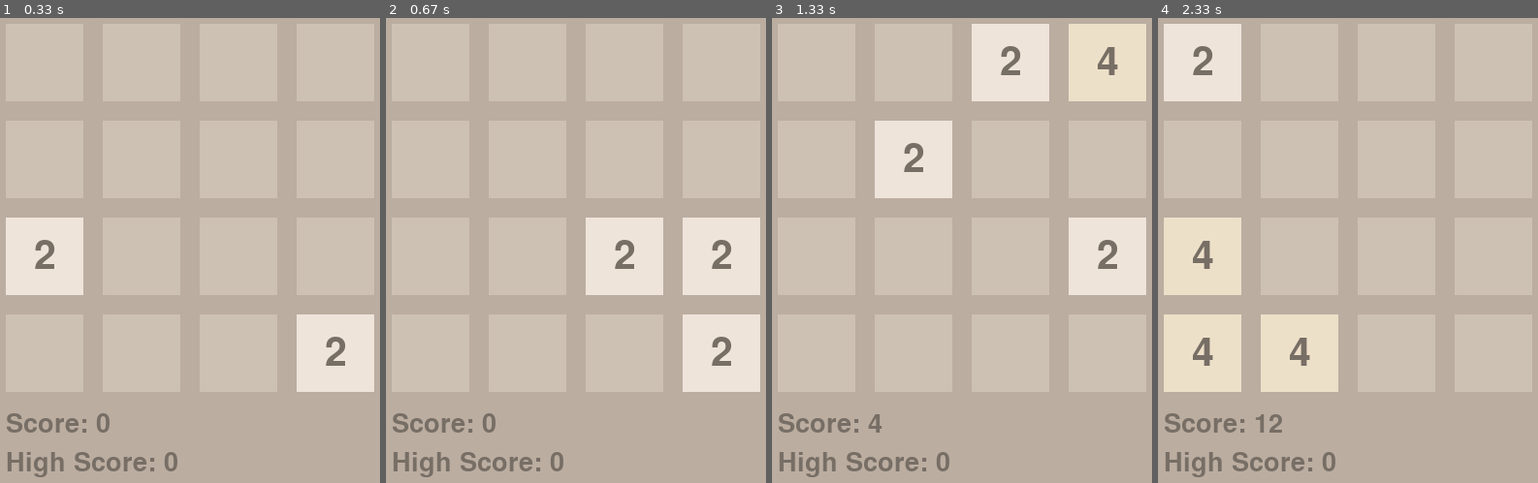
Above: before the commit, frames 1-4 (left to right).
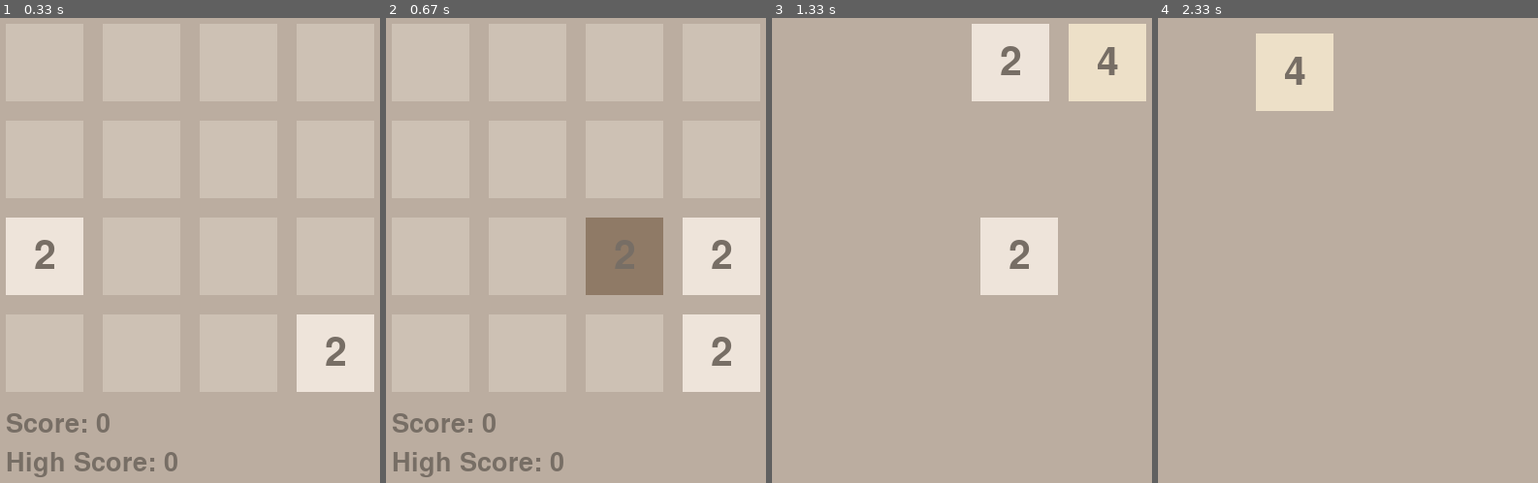
Above: after the commit, the same moments.

Repository: blues1961/pygame2048
Game: pygame game, started from game_2048.py
The game is run twice, just before and just after one commit, with the same random seed, the same clock (stepped at 60 frames per second) and the same inputs.
Inputs:
- Up to frame 1 (0.33 s): no input
- Up to frame 2 (0.67 s): hold Right from 0.33 s (still down)
- Up to frame 3 (1.33 s): release Right at 0.8 s; hold Up 0.83-1.13 s; hold Right from 1.17 s (still down)
- Up to frame 4 (2.33 s): release Right at 1.63 s; hold Left 1.67-2.2 s; hold Down from 2.23 s (still down)

Frame 1 is identical in both runs. In frame 2, 3.2% of the frame differs, in the area x 52-73%, y 42-60%; in frame 3, 11%; in frame 4, 18%, in the area x 1-48%, y 1-99%.

Commit message:
animation slide

Diff:
--- a/game_2048.py
+++ b/game_2048.py
@@ -10,6 +10,8 @@
 GRID_SIZE = 4
 TILE_SIZE = WIDTH // GRID_SIZE
 MARGIN = 10
+ANIMATION_SPEED = 10  # Ajustez pour ralentir ou accélérer l'animation
+NEW_TILE_HIGHLIGHT_TIME = 5  # Durée pendant laquelle la nouvelle tuile est en surbrillance
 COLORS = {
     0: (205, 193, 180),
     2: (238, 228, 218),
@@ -24,6 +26,7 @@
     1024: (237, 197, 63),
     2048: (237, 194, 46)
 }
+NEW_TILE_COLOR = (143, 122, 102)  # Couleur de surbrillance pour les nouvelles tuiles
 
 pygame.init()
 screen = pygame.display.set_mode((WIDTH, HEIGHT))
@@ -58,8 +61,10 @@
     if empty_tiles:
         r, c = random.choice(empty_tiles)
         grid[r][c] = 2 if random.random() < 0.9 else 4
-
-def draw_grid(grid, score, high_score):
+        return r, c  # Retourner la position de la nouvelle tuile
+    return None
+
+def draw_grid(grid, score, high_score, new_tile_pos):
     # Afficher la grille, le score actuel et le plus haut score
     screen.fill((187, 173, 160))
     score_text = score_font.render(f'Score: {score}', True, (119, 110, 101))
@@ -70,7 +75,10 @@
     for r in range(GRID_SIZE):
         for c in range(GRID_SIZE):
             value = grid[r][c]
-            color = COLORS.get(value, (60, 58, 50))
+            if new_tile_pos == (r, c) and NEW_TILE_HIGHLIGHT_TIME > 0:
+                color = NEW_TILE_COLOR
+            else:
+                color = COLORS.get(value, (60, 58, 50))
             rect = pygame.Rect(c * TILE_SIZE + MARGIN, r * TILE_SIZE + MARGIN, TILE_SIZE - 2 * MARGIN, TILE_SIZE - 2 * MARGIN)
             pygame.draw.rect(screen, color, rect)
             if value != 0:
@@ -87,46 +95,130 @@
 
 def combine(row, score):
     # Combiner les tuiles adjacentes identiques et mettre à jour le score
+    combined = []
     for i in range(GRID_SIZE - 1):
         if row[i] != 0 and row[i] == row[i + 1]:
             row[i] *= 2
             score += row[i]  # Mise à jour du score
             row[i + 1] = 0
-    return row, score
+            combined.append((i, i + 1))  # Track the merge for animation
+    return row, score, combined
 
 def move_left(grid, score):
     # Effectuer un mouvement vers la gauche sur toute la grille
     moved = False
     new_grid = []
+    combined_positions = []  # Track combined positions for animation
     for row in grid:
         new_row = slide_left(row)
-        combined_row, score = combine(new_row, score)
+        combined_row, score, combined = combine(new_row, score)
+        combined_positions.extend(combined)  # Collect combine information
         final_row = slide_left(combined_row)
         if row != final_row:
             moved = True
         new_grid.append(final_row)
-    return new_grid, moved, score
+    return new_grid, moved, score, combined_positions
 
 def rotate_grid(grid):
     # Faire pivoter la grille dans le sens horaire
     return [list(row) for row in zip(*grid[::-1])]
 
+def calculate_animation_positions(old_grid, new_grid, combined_positions):
+    # Calculer les positions de départ et d'arrivée pour chaque tuile
+    positions = {}
+    merged = {}  # Track merged tiles
+
+    for r in range(GRID_SIZE):
+        for c in range(GRID_SIZE):
+            value = old_grid[r][c]
+            if value != 0:
+                # Find where this tile is in the new grid
+                found = False
+                for new_r in range(GRID_SIZE):
+                    for new_c in range(GRID_SIZE):
+                        if new_grid[new_r][new_c] == value and (new_r, new_c) not in positions.values():
+                            positions[(r, c)] = (new_r, new_c)
+                            found = True
+                            break
+                    if found:
+                        break
+
+    # Track merging tiles
+    for start, end in combined_positions:
+        for r in range(GRID_SIZE):
+            if old_grid[r][start] != 0 and old_grid[r][start] == old_grid[r][end]:
+                merged[(r, start)] = (r, end)
+                merged[(r, end)] = (r, end)  # Both merge into the same tile
+
+    return positions, merged
+
+def animate_move(old_grid, new_grid, combined_positions):
+    # Utiliser calculate_animation_positions pour garantir un mappage correct de l'animation
+    positions, merged = calculate_animation_positions(old_grid, new_grid, combined_positions)
+    frames = TILE_SIZE // ANIMATION_SPEED
+
+    for i in range(frames + 1):  # Inclure la dernière frame où i = frames
+        screen.fill((187, 173, 160))
+        for (start_pos, end_pos) in positions.items():
+            r, c = start_pos
+            new_r, new_c = end_pos
+            value = old_grid[r][c]
+            if value == 0:
+                continue
+            color = COLORS.get(value, (60, 58, 50))
+
+            # Calculate interpolated position
+            x = c * TILE_SIZE + MARGIN + (new_c - c) * (i * ANIMATION_SPEED // frames)
+            y = r * TILE_SIZE + MARGIN + (new_r - r) * (i * ANIMATION_SPEED // frames)
+
+            rect = pygame.Rect(x, y, TILE_SIZE - 2 * MARGIN, TILE_SIZE - 2 * MARGIN)
+            pygame.draw.rect(screen, color, rect)
+            text = font.render(str(value), True, (119, 110, 101))
+            text_rect = text.get_rect(center=rect.center)
+            screen.blit(text, text_rect)
+
+        # Animate merging tiles
+        for (start_pos, merge_pos) in merged.items():
+            r, c = start_pos
+            merge_r, merge_c = merge_pos
+            value = old_grid[r][c] * 2 if start_pos in merged else old_grid[r][c]  # Show value doubling at merge
+            color = COLORS.get(value, (60, 58, 50))
+
+            # Interpolate merging tiles towards merge position
+            x = c * TILE_SIZE + MARGIN + (merge_c - c) * (i * ANIMATION_SPEED // frames)
+            y = r * TILE_SIZE + MARGIN + (merge_r - r) * (i * ANIMATION_SPEED // frames)
+
+            rect = pygame.Rect(x, y, TILE_SIZE - 2 * MARGIN, TILE_SIZE - 2 * MARGIN)
+            pygame.draw.rect(screen, color, rect)
+            text = font.render(str(value), True, (119, 110, 101))
+            text_rect = text.get_rect(center=rect.center)
+            screen.blit(text, text_rect)
+
+        pygame.display.flip()
+        clock.tick(60)
+
 def move(grid, direction, score):
-    # Effectuer un mouvement dans la direction spécifiée
+    old_grid = [row[:] for row in grid]  # Copie de la grille avant le déplacement
+    combined_positions = []
+
     if direction == 'LEFT':
-        return move_left(grid, score)
-    if direction == 'RIGHT':
+        new_grid, moved, score, combined_positions = move_left(grid, score)
+    elif direction == 'RIGHT':
         rotated_grid = rotate_grid(rotate_grid(grid))
-        new_grid, moved, score = move_left(rotated_grid, score)
-        return rotate_grid(rotate_grid(new_grid)), moved, score
-    if direction == 'UP':
+        new_grid, moved, score, combined_positions = move_left(rotated_grid, score)
+        new_grid = rotate_grid(rotate_grid(new_grid))
+    elif direction == 'UP':
         rotated_grid = rotate_grid(rotate_grid(rotate_grid(grid)))
-        new_grid, moved, score = move_left(rotated_grid, score)
-        return rotate_grid(new_grid), moved, score
-    if direction == 'DOWN':
+        new_grid, moved, score, combined_positions = move_left(rotated_grid, score)
+        new_grid = rotate_grid(new_grid)
+    elif direction == 'DOWN':
         rotated_grid = rotate_grid(grid)
-        new_grid, moved, score = move_left(rotated_grid, score)
-        return rotate_grid(rotate_grid(rotate_grid(new_grid))), moved, score
+        new_grid, moved, score, combined_positions = move_left(rotated_grid, score)
+        new_grid = rotate_grid(rotate_grid(rotate_grid(new_grid)))
+
+    if moved:
+        animate_move(old_grid, new_grid, combined_positions)  # Appel de l'animation avec la correction
+    return new_grid, moved, score
 
 def check_game_over(grid):
     # Vérifier si le jeu est terminé (aucun mouvement possible)
@@ -174,6 +266,7 @@
         grid = init_grid()  # Initialisation de la grille
         score = 0  # Initialisation du score
         high_score = read_high_score()  # Lecture du plus haut score
+        new_tile_pos = None  # Position de la nouvelle tuile
 
         while True:
             for event in pygame.event.get():
@@ -192,7 +285,7 @@
                     if event.key == pygame.K_DOWN:
                         grid, moved, score = move(grid, 'DOWN', score)
                     if moved:
-                        add_random_tile(grid)
+                        new_tile_pos = add_random_tile(grid)  # Stocker la position de la nouvelle tuile
                     if check_game_over(grid):
                         new_record = False
                         if score > high_score:
@@ -202,9 +295,10 @@
                         display_game_over(score, high_score, new_record)  # Affichage du score et du plus haut score
                         grid = init_grid()  # Réinitialisation de la grille
                         score = 0  # Réinitialisation du score
+                        new_tile_pos = None  # Réinitialisation de la nouvelle tuile
                         break  # Sortir de la boucle pour redémarrer le jeu
 
-            draw_grid(grid, score, high_score)
+            draw_grid(grid, score, high_score, new_tile_pos)
             clock.tick(60)
 
 if __name__ == "__main__":
